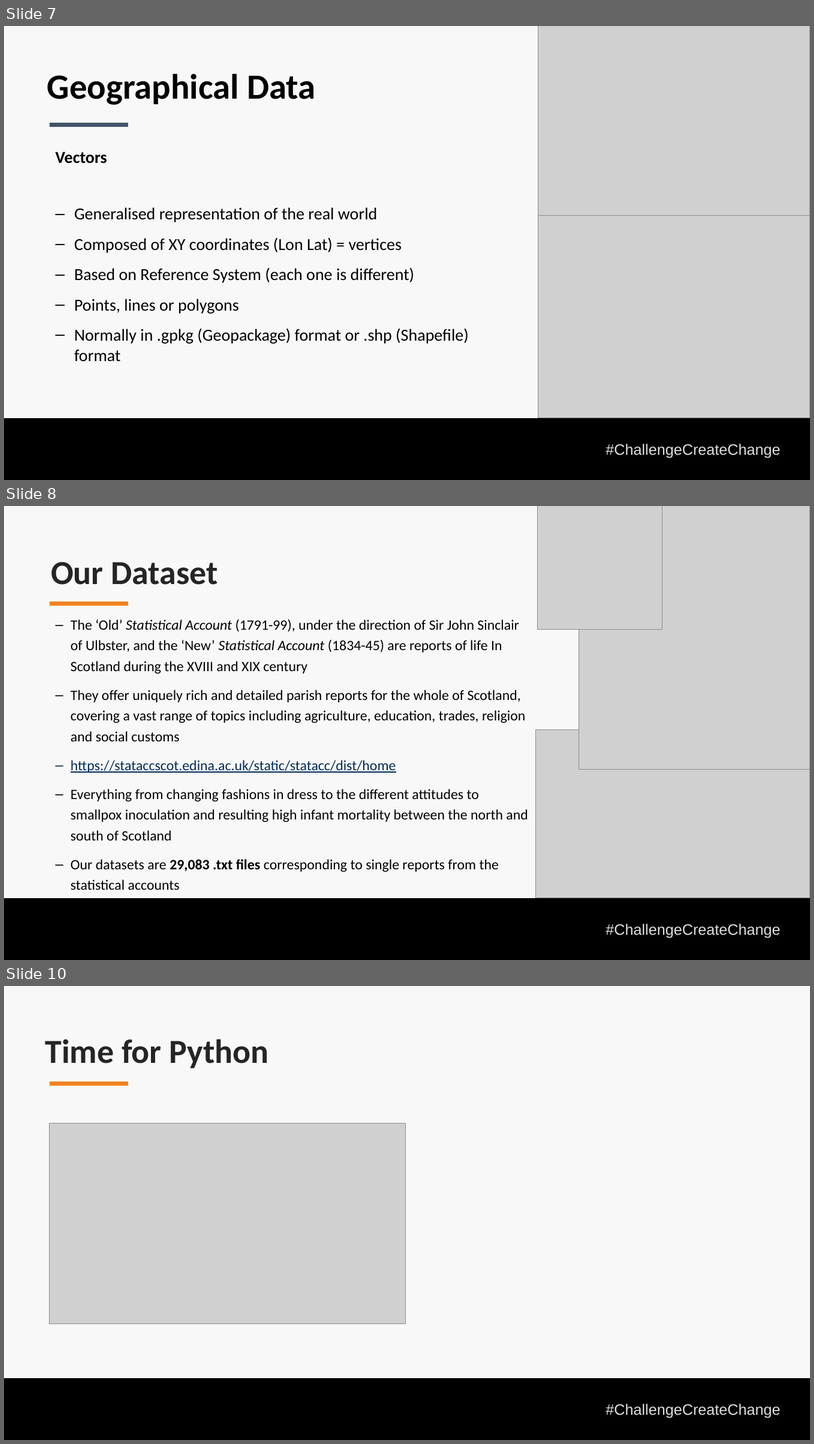
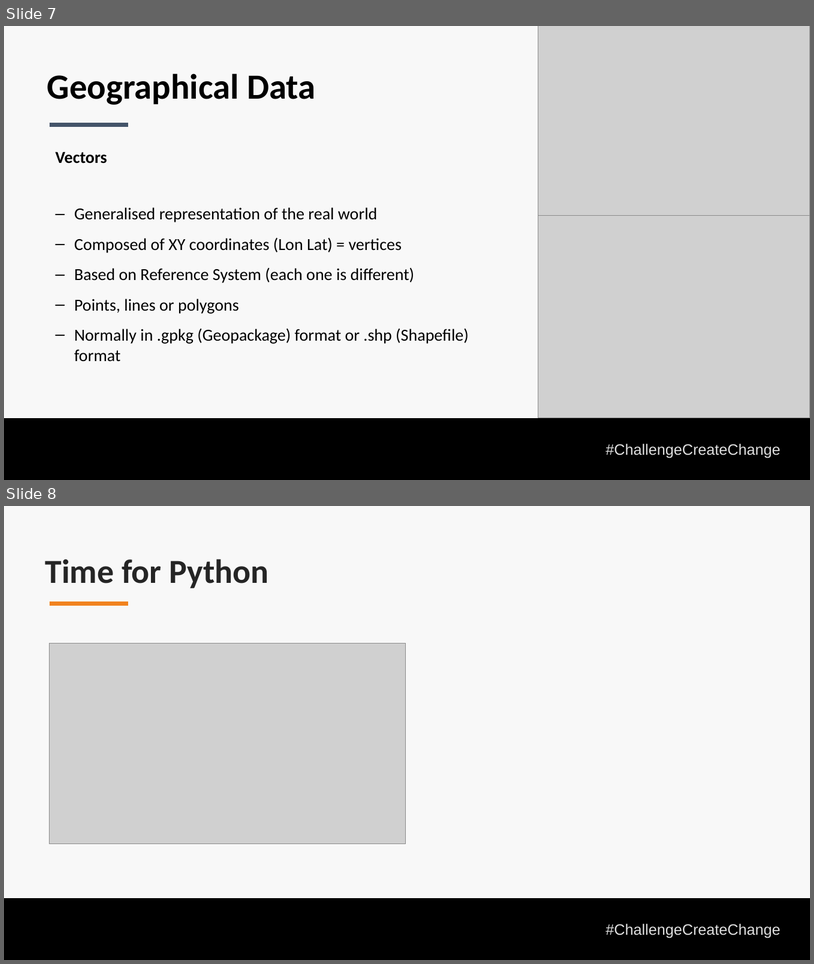
Before and after one commit to DCS-training/Text-Analysis-and-the-Humanities, a slide deck: Text Analysis and the HumanitiesClass2.pptx. Shown one above the other, each under a label of ours: slides 7, 8 and 10 before the commit, slides 7 and 8 after it; the slides between them are not shown. The pictures are 814x1444 and 814x964 pixels, drawn with LibreOffice and Linux fonts; fonts in the diff are those of the drawing; grey boxes stand for pictures; background and template pictures are left out. Boxes give left, top, right and bottom in pixels: in the first picture for what was removed or moved away, otherwise in the second. Text is boxed around its words. In the diff, an @@ line names an element or a change of style, - is before the commit and + after.

```diff
--- a/Text Analysis and the HumanitiesClass2.pptx
+++ b/Text Analysis and the HumanitiesClass2.pptx
@@ slide 8 removed at (4, 506, 810, 960), background #F8F8F8; not listed: 2 template elements that a slide beside it also shows @@
@@ picture removed at (538, 506, 663, 630) @@
@@ picture removed at (579, 506, 810, 769) @@
@@ text removed at (51, 562, 218, 585) @@
-Our Dataset
@@ line removed from (50, 604) to (128, 604) @@
@@ text removed at (71, 619, 528, 889) @@
-‒ The ‘Old’ Statistical Account (1791-99), under the direction of Sir John Sinclair of Ulbster, and the ‘New’ Statistical Account (1834-45) are reports of life In Scotland during the XVIII and XIX century
-‒ They offer uniquely rich and detailed parish reports for the whole of Scotland, covering a vast range of topics including agriculture, education, trades, religion and social customs
-‒ https://stataccscot.edina.ac.uk/static/statacc/dist/home
-‒ Everything from changing fashions in dress to the different attitudes to smallpox inoculation and resulting high infant mortality between the north and south of Scotland
-‒ Our datasets are 29,083 .txt files corresponding to single reports from the statistical accounts
@@ picture removed at (536, 730, 810, 898) @@
@@ what was slide 10 is now slide 8 @@
```
Also in this commit, not shown: 1 other slide removed, 3 other files.
